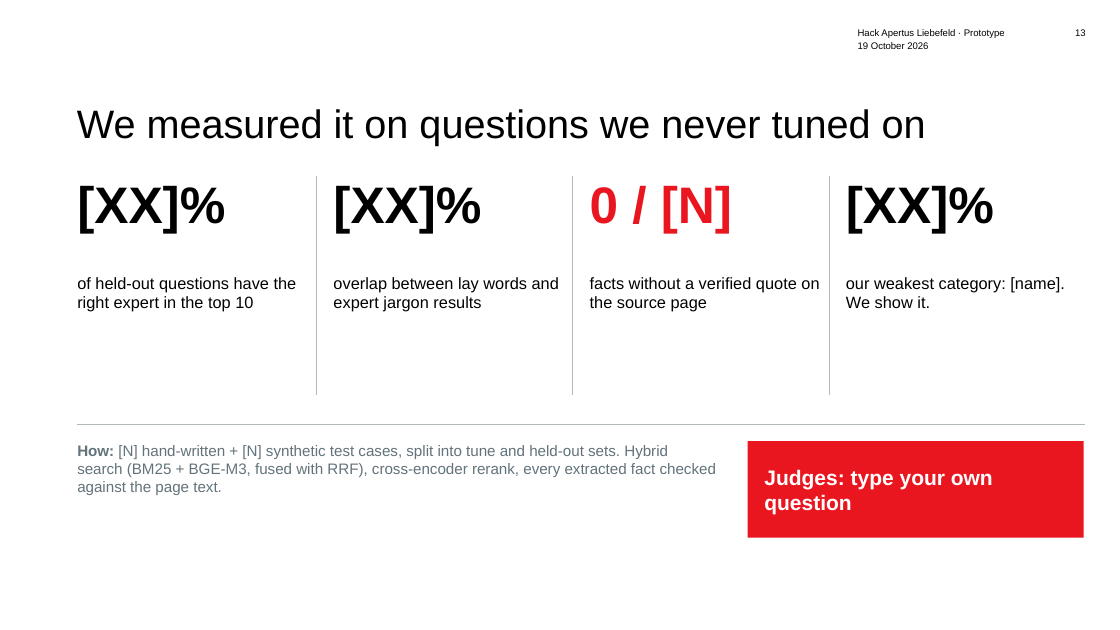
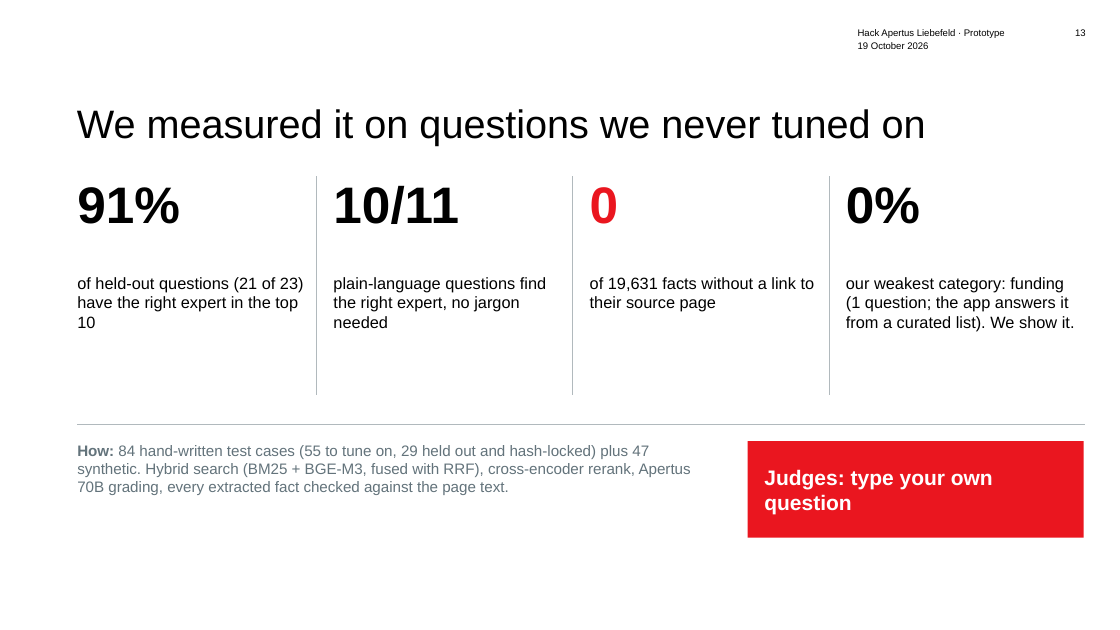
Before and after one commit to beSaif/mutz, a slide deck: slide 13 of research/Mutz_Pitch_lean_animated.pptx. Drawn at 1120x630 pixels with LibreOffice and Linux fonts; fonts in the diff are those of the drawing; background and template pictures are left out. Boxes give left, top, right and bottom in pixels: in the first picture for what was removed or moved away, otherwise in the second. Text is boxed around its words. In the diff, an @@ line names an element or a change of style, - is before the commit and + after.

```diff
--- a/research/Mutz_Pitch_lean_animated.pptx
+++ b/research/Mutz_Pitch_lean_animated.pptx
@@ text at box(77, 187, 180, 224): text changed @@
-[XX]%
+91%
@@ text at box(333, 185, 459, 224): text changed @@
-[XX]%
+10/11
@@ text at box(590, 187, 619, 224): text changed @@
-0 / [N]
+0
@@ text at box(846, 187, 920, 224): text changed @@
-[XX]%
+0%
@@ text at box(77, 277, 304, 328): text changed @@
-of held-out questions have the right expert in the top 10
+of held-out questions (21 of 23) have the right expert in the top 10
@@ text at box(333, 277, 546, 328): text changed @@
-overlap between lay words and expert jargon results
+plain-language questions find the right expert, no jargon needed
@@ text at box(590, 277, 815, 312): text changed @@
-facts without a verified quote on the source page
+of 19,631 facts without a link to their source page
@@ text at box(846, 277, 1075, 332): text changed @@
-our weakest category: [name]. We show it.
+our weakest category: funding (1 question; the app answers it from a curated list). We show it.
@@ text at box(77, 445, 691, 495): text changed @@
-How: [N] hand-written + [N] synthetic test cases, split into tune and held-out sets. Hybrid search (BM25 + BGE-M3, fused with RRF), cross-encoder rerank, every extracted fact checked against the page text.
+How: 84 hand-written test cases (55 to tune on, 29 held out and hash-locked) plus 47 synthetic. Hybrid search (BM25 + BGE-M3, fused with RRF), cross-encoder rerank, Apertus 70B grading, every extracted fact checked against the page text.
```
Also in this commit, not shown: 9 other slides changed, 7 other files.
